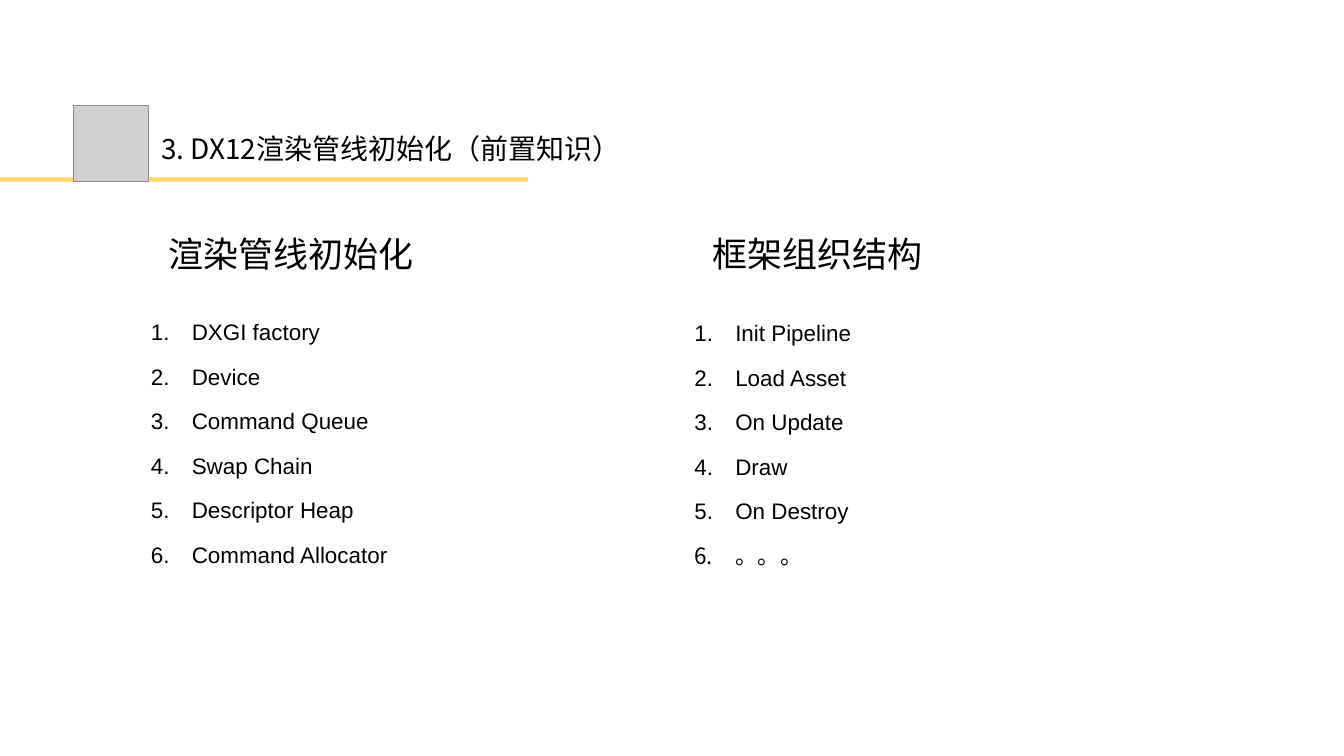
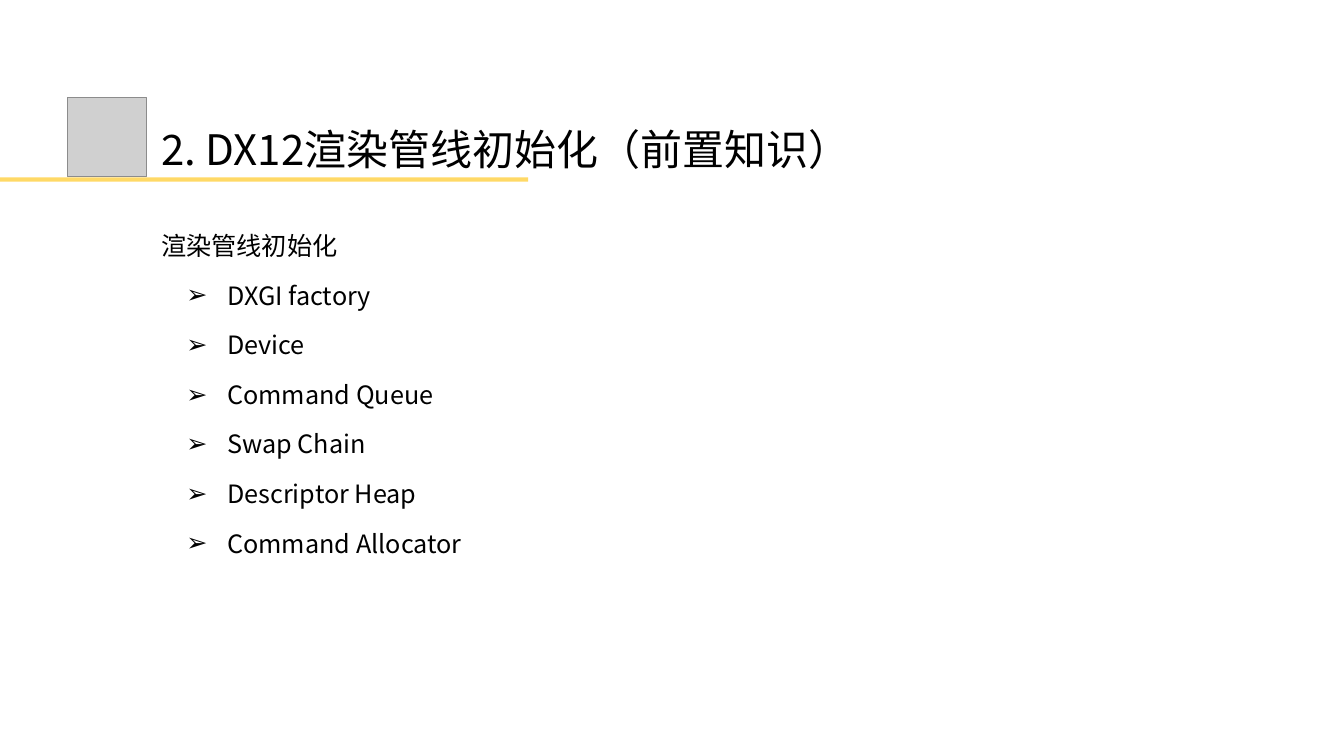
Before and after one commit to doomlover/KSGameEngineTutorials, a slide deck: slide 6 of PPTs/03.深入DX12绘制一.pptx (slide 7 before the commit). Drawn at 1344x756 pixels with LibreOffice and Linux fonts; fonts in the diff are those of the drawing; grey boxes stand for pictures. Boxes give left, top, right and bottom in pixels: in the first picture for what was removed or moved away, otherwise in the second. Text is boxed around its words. In the diff, an @@ line names an element or a change of style, - is before the commit and + after.

```diff
--- a/PPTs/03.深入DX12绘制一.pptx
+++ b/PPTs/03.深入DX12绘制一.pptx
@@ picture: place and size @@
-picture at box(74, 105, 148, 181)
+picture at box(67, 97, 146, 176)
@@ text at box(161, 129, 851, 169): text changed; size 40 to 60 pt; font Noto Sans CJK JP to Noto Sans CJK SC @@
-3. DX12渲染管线初始化（前置知识）
+2. DX12渲染管线初始化（前置知识）
@@ text "渲染管线初始化": place and size @@
-text "渲染管线初始化" at box(169, 237, 414, 270)
+text "渲染管线初始化" at box(161, 233, 461, 554)
@@ text at box(161, 233, 337, 257): size 50 to 36 pt, font Arial to Noto Sans CJK SC in "渲染管线初始化"; alignment centre to left @@
@@ text removed at box(713, 237, 923, 270) @@
-框架组织结构
@@ text at box(227, 284, 461, 554): paragraphs added @@
+  ➢ DXGI factory
+  ➢ Device
+  ➢ Command Queue
+  ➢ Swap Chain
+  ➢ Descriptor Heap
+  ➢ Command Allocator
@@ text removed at box(192, 323, 387, 564) @@
-1. DXGI factory
-2. Device
-3. Command Queue
-4. Swap Chain
-5. Descriptor Heap
-6. Command Allocator
@@ text removed at box(735, 324, 851, 566) @@
-1. Init Pipeline
-2. Load Asset
-3. On Update
-4. Draw
-5. On Destroy
-6. 。。。
```
Also in this commit, not shown: 18 other slides changed, 14 slides added, 15 slides removed, 1 other file.
